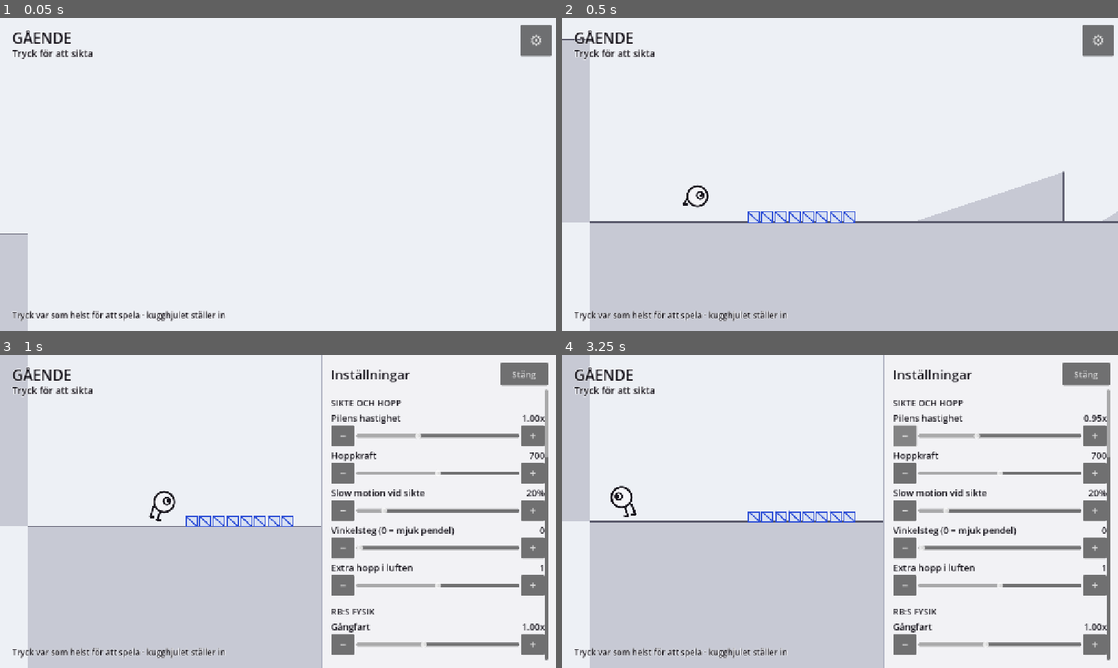
Above: before the commit, frames 1-4 (two rows, left to right).
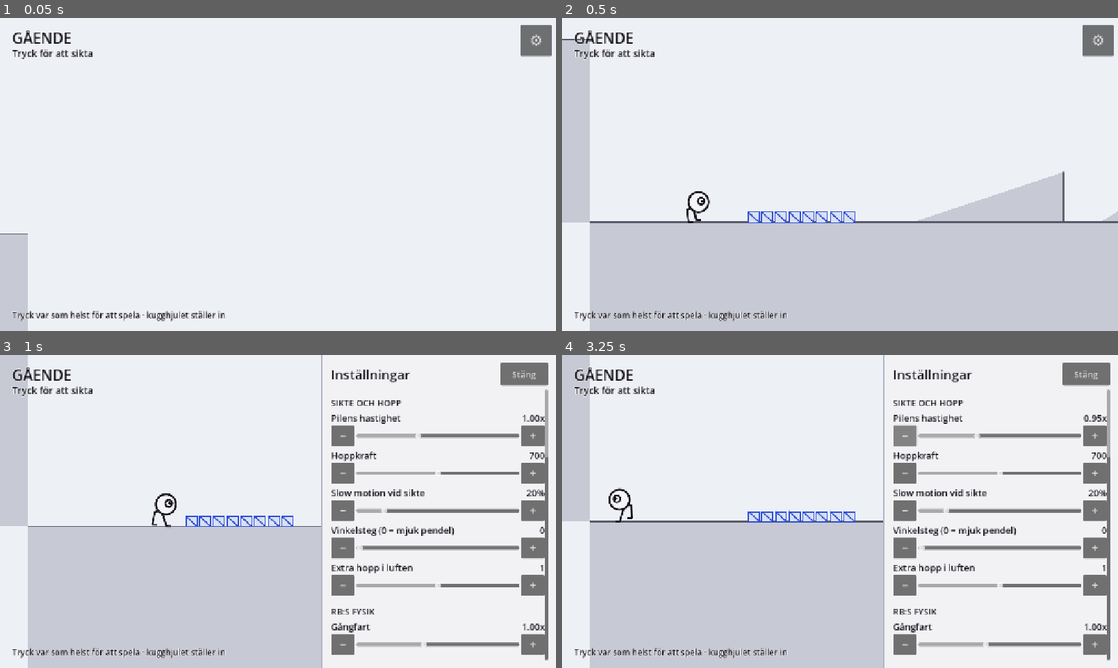
Above: after the commit, the same moments.

Repository: ojojboll-ui/Robo-ball
Game: Godot game, scene res://main/main.tscn
The game is run twice, just before and just after one commit, with the same random seed, the same clock (stepped at 60 frames per second) and the same inputs.
Inputs:
- Up to frame 1 (0.05 s): no input
- Up to frame 2 (0.5 s): no input
- Up to frame 3 (1 s): click "⚙" at 0.5 s
- Up to frame 4 (3.25 s): click "Stäng" at 1.25 s; click "⚙" at 2 s; click "−" at 2.75 s

Frame 1 is identical in both runs. In frame 2, 0.2% of the frame differs, in the area x 21-27%, y 53-66%; in frame 3, 0.3%; in frame 4, 0.3%, in the area x 8-14%, y 41-54%.

Commit message:
Make the feet reach the ground and the gait alternate
Two reported faults, both real.

The feet never quite touched the ground. Three causes, found by
measurement rather than by looking: the legs were too short (the hip
rides 34 px up, and a step forward makes the hypotenuse 39, past the 37
the leg could reach, so the reach cap lifted the foot); the step probe
was aimed at hip height rather than at the foot plane, so it never
reached the ground and the fallback ran every time; and after a fall the
feet stayed where they had been dangling, out of probe range, with
nothing to bring them down. Now the legs are longer and stand bent as a
bird's always does, the probe aims at the foot plane, a planted foot
takes its height from the ground every frame by raycast, and landing sets
the feet down on the surface. Measured gap to the ground while walking:
15.2 px average before, 0.13 after, on flat ground.

The hopping was my own doing. The rule that made an over-stretched leg
step immediately fired for both legs on the same frame, so they stepped
in unison. Only one leg may leave the ground at a time now, and the
alternation falls out by itself: the leg that just stepped lands
furthest forward, so next time the other one is worst off. Measured over
four sections of both levels: zero frames with both feet in the air, and
the legs alternate on every step.

Co-Authored-By: Claude Opus 5 <noreply@anthropic.com>
Claude-Session: https://claude.ai/code/session_01BFuXiawrAFSoffrH8t6SUi

Diff:
--- a/game/actor/legs.gd
+++ b/game/actor/legs.gd
@@ -17,20 +17,21 @@
 ##      kollisionskroppen och ärvde varje litet hack i underlaget — därav
 ##      skakandet uppför ramper.
 
-const THIGH := 17.0        ## höft → ankel, det korta övre benet
-const SHIN := 23.0         ## ankel → tå, det långa nedre benet
+const THIGH := 19.0        ## höft → ankel, det korta övre benet
+const SHIN := 27.0         ## ankel → tå, det långa nedre benet
 const TOE := 9.0
 const HIP_SPREAD := 7.0    ## halva avståndet mellan höfterna
-const BODY_HEIGHT := 46.0  ## kroppens mitt ovanför fotplanet
+const BODY_HEIGHT := 44.0  ## kroppens mitt ovanför fotplanet
 const LIFT := 13.0         ## hur högt foten lyfts under ett steg
 const MAX_SAG := 16.0      ## hur långt kroppen får hamna från kollisionskroppen
 const STIFFNESS := 220.0
 const DAMPING := 22.0
 const MIN_STRIDE := 22.0
-const MAX_STRIDE := 46.0
-## Så långt benet når. En fot bortom det här går inte att stå på — då sträcks
-## benet ut och ser trasigt ut, vilket är precis vad som hände när strålen
-## hittade en plattform bakom eller ovanför RB.
+const MAX_STRIDE := 40.0
+## Så långt benet når. Höften sitter 34 px över marken och ett steg framåt lägger
+## till en bit i sidled — med för kort ben blir hypotenusan längre än räckvidden,
+## taket nedan drar upp foten, och den nuddar aldrig marken. Benet ska vara långt
+## nog att stå böjt, precis som ett fågelben alltid gör.
 const REACH := THIGH + SHIN - 3.0
 ## Hur långt ovanför och nedanför den tänkta fotpunkten vi letar. Kort med flit:
 ## benet ska söka marken **under sig**, inte närmsta yta i grannskapet.
@@ -86,6 +87,26 @@
 			step_to[i] = feet[i]
 			step_t[i] = 1.0
 			planted[i] = true
+
+	# En planterad fot får sin höjd från marken, varje bildruta. Stegcykeln
+	# bestämmer var foten hamnar i sidled — underlaget bestämmer hur högt.
+	# Att räkna ut fothöjden ur kroppens läge i stället var både skört och fel:
+	# minsta avvikelse i kroppshöjd lyfte foten från marken.
+	var space := rb.get_world_2d().direct_space_state
+	for i in 2:
+		if not planted[i]:
+			continue
+		var probe := PhysicsRayQueryParameters2D.create(
+			(feet[i] as Vector2) + normal * 12.0, (feet[i] as Vector2) - normal * 30.0,
+			rb.collision_mask, [rb.get_rid()])
+		var ground := space.intersect_ray(probe)
+		if not ground.is_empty() and (ground["normal"] as Vector2).dot(normal) > 0.35:
+			feet[i] = ground["position"]
+		else:
+			# Ingen mark inom räckhåll — foten hänger i luften, troligen kvar
+			# från ett fall. Flytta den till det förväntade fotplanet så att
+			# strålen hittar marken nästa bildruta.
+			feet[i] = (hip_list[i] as Vector2) - normal * (BODY_HEIGHT - 10.0)
 
 	for i in 2:
 		if planted[i]:
@@ -99,24 +120,25 @@
 			var k: float = step_t[i]
 			feet[i] = (step_from[i] as Vector2).lerp(step_to[i], k) + normal * sin(k * PI) * LIFT
 
-	# Ett ben som sträckts till bristningsgränsen måste flytta sig genast, även
-	# om det andra är mitt i ett steg. Annars sträcks benet ut tills det andra
-	# hunnit sätta ner foten, och det syns.
-	for i in 2:
-		if planted[i] and ((feet[i] as Vector2) - (hip_list[i] as Vector2)).length() > REACH * 0.9:
-			_begin_step(rb, normal, i, stride, speed, hip_list[i])
-
-	# I övrigt ett ben i taget: står båda och ett av dem har hamnat för långt
-	# bak tar det steget. Det är därför gången blir omväxlande och inte hoppig.
+	# Bara **ett** ben får vara i luften åt gången. Utan den regeln utlöste
+	# brådskan nedan för båda benen samma bildruta, de steg i takt, och RB
+	# hoppade jämfota i stället för att gå. Att växla ben faller ut av sig
+	# självt: det ben som stigit landar längst fram, så nästa gång är det det
+	# andra som ligger sämst till.
 	if planted[0] and planted[1]:
 		var choice := -1
-		var worst_lag := stride * 0.5
+		var urgency := 0.0
 		for i in 2:
-			var lag: float = -((feet[i] as Vector2) - (hip_list[i] as Vector2)).dot(t) * signf(speed)
+			var d: Vector2 = (feet[i] as Vector2) - (hip_list[i] as Vector2)
+			# Hur nära bristningsgränsen benet är, och hur långt bak foten
+			# hamnat. Det som är mest akut vinner.
+			var stretch := d.length() - REACH * 0.82
+			var lag: float = -d.dot(t) * signf(speed) - stride * 0.5
 			if speed == 0.0:
-				lag = absf(((feet[i] as Vector2) - (hip_list[i] as Vector2)).dot(t)) - stride * 0.4
-			if lag > worst_lag:
-				worst_lag = lag
+				lag = absf(d.dot(t)) - stride * 0.5
+			var score := maxf(stretch * 3.0, lag)
+			if score > urgency:
+				urgency = score
 				choice = i
 		if choice >= 0:
 			_begin_step(rb, normal, choice, stride, speed, hip_list[choice])
@@ -131,7 +153,10 @@
 func _begin_step(rb: Node2D, normal: Vector2, i: int, stride: float, speed: float, hip: Vector2) -> void:
 	var t := Vector2(-normal.y, normal.x)
 	var forward := signf(speed) if speed != 0.0 else 1.0
-	var aim := hip + t * forward * stride * 0.55
+	# Sikta på **fotplanet** framför höften, inte på höftens egen höjd. Utgick
+	# strålen från höften nådde den aldrig ner till marken, fallbacken användes
+	# varje gång, och foten hamnade en bit över underlaget.
+	var aim := hip - normal * (BODY_HEIGHT - 10.0) + t * forward * stride * 0.55
 	var space := rb.get_world_2d().direct_space_state
 	var query := PhysicsRayQueryParameters2D.create(
 		aim + normal * PROBE_UP, aim - normal * PROBE_DOWN, rb.collision_mask, [rb.get_rid()])
--- a/game/actor/robo_ball.gd
+++ b/game/actor/robo_ball.gd
@@ -191,6 +191,9 @@
 func _land() -> void:
 	_airborne_frames = 0
 	ground_normal = get_floor_normal()
+	# Fötterna har hängt under kroppen under fallet. Sätt ner dem på underlaget
+	# vid landningen — annars står de kvar i luften och benen ser lösa ut.
+	_legs.reset(self, ground_normal)
 	ground_speed = velocity.dot(tangent())
 	if not is_zero_approx(ground_speed):
 		facing = 1 if ground_speed > 0.0 else -1
